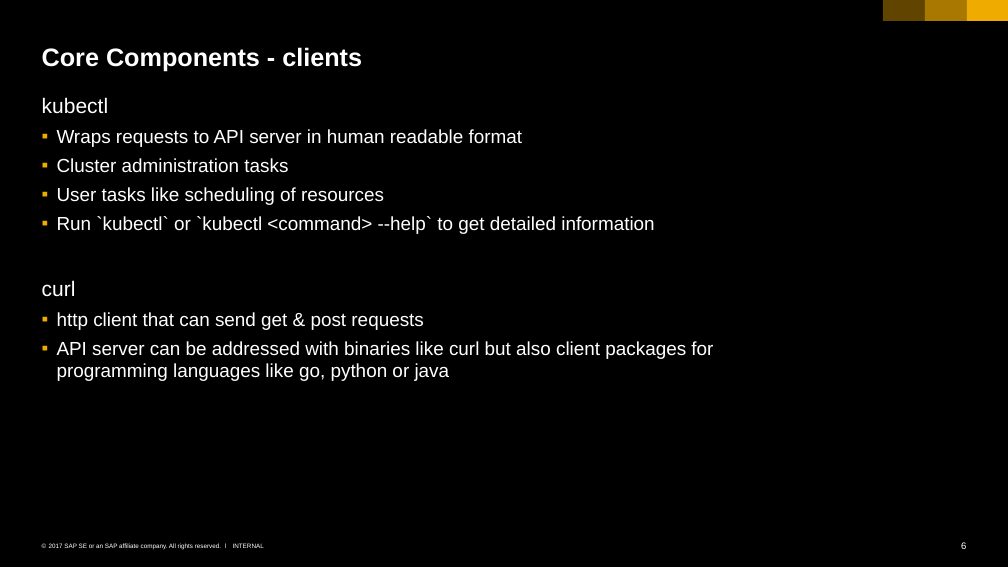
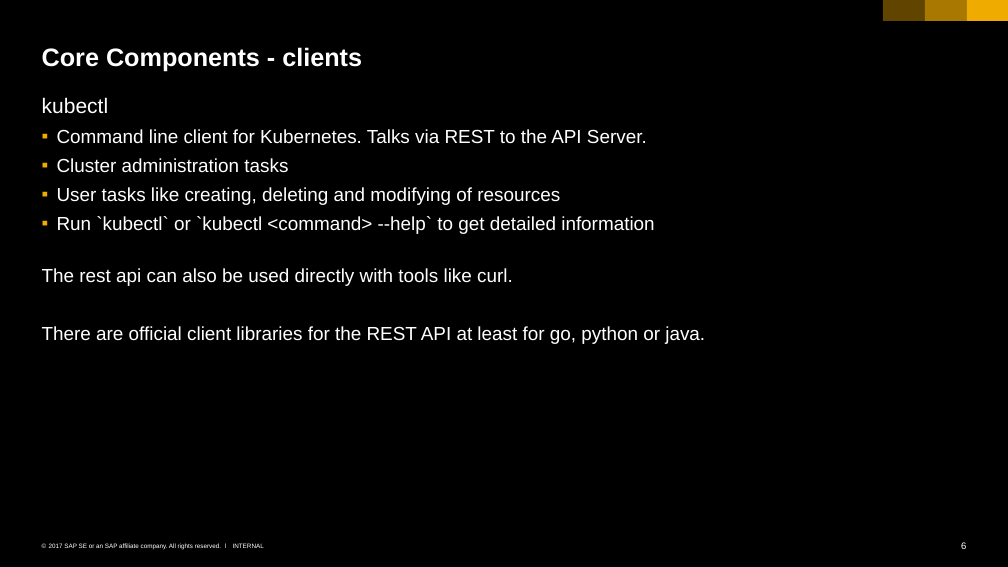
Before and after one commit to cuijiyao01/docker-k8s-training, a slide deck: slide 6 of kubernetes/01_k8s_core_components.pptx. Drawn at 1008x567 pixels with LibreOffice and Linux fonts; fonts in the diff are those of the drawing. Boxes give left, top, right and bottom in pixels: in the first picture for what was removed or moved away, otherwise in the second. Text is boxed around its words. In the diff, an @@ line names an element or a change of style, - is before the commit and + after.

Commit message:
various fixes
mostly related to: only api server talks to etcd.

```diff
--- a/kubernetes/01_k8s_core_components.pptx
+++ b/kubernetes/01_k8s_core_components.pptx
@@ text at <box>57,129,647,144</box>: text changed @@
-  ▪ Wraps requests to API server in human readable format
+  ▪ Command line client for Kubernetes. Talks via REST to the API Server.
@@ text at <box>57,187,560,205</box>: text changed @@
-  ▪ User tasks like scheduling of resources
+  ▪ User tasks like creating, deleting and modifying of resources
@@ text at <box>42,268,705,344</box>: text changed @@
-curl
-  ▪ http client that can send get & post requests
-  ▪ API server can be addressed with binaries like curl but also client packages for programming languages like go, python or java
+  The rest api can also be used directly with tools like curl.
+  There are official client libraries for the REST API at least for go, python or java.
```
Also in this commit, not shown: 6 other slides changed.
